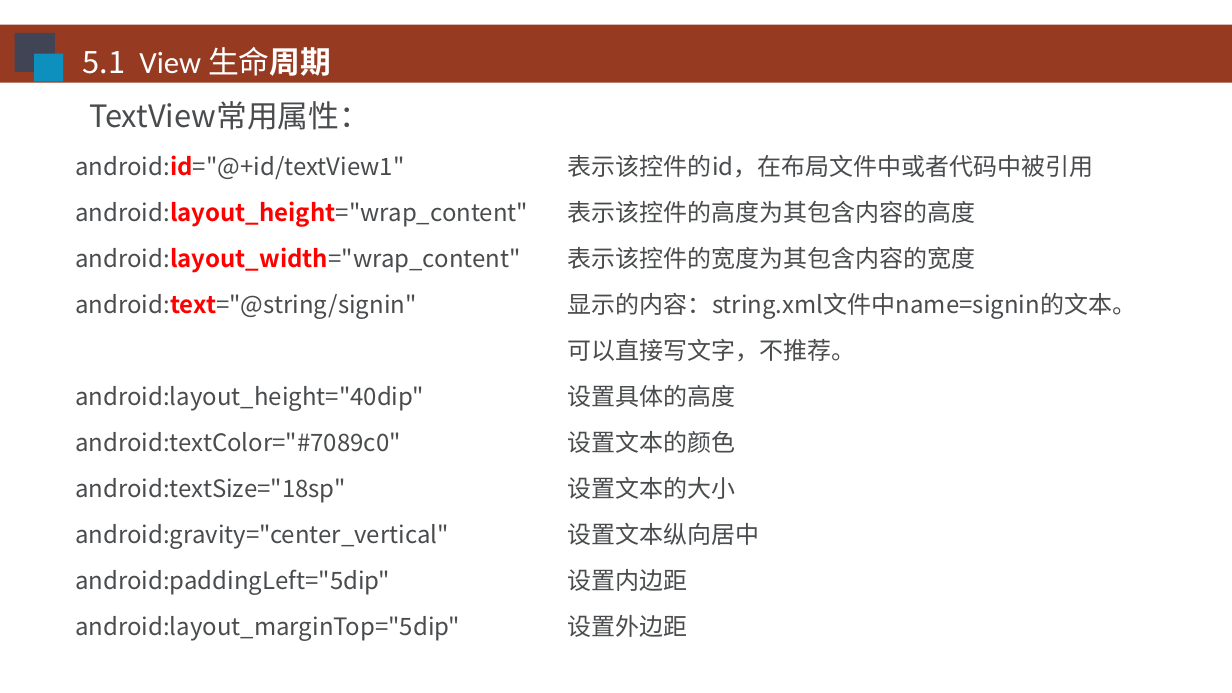
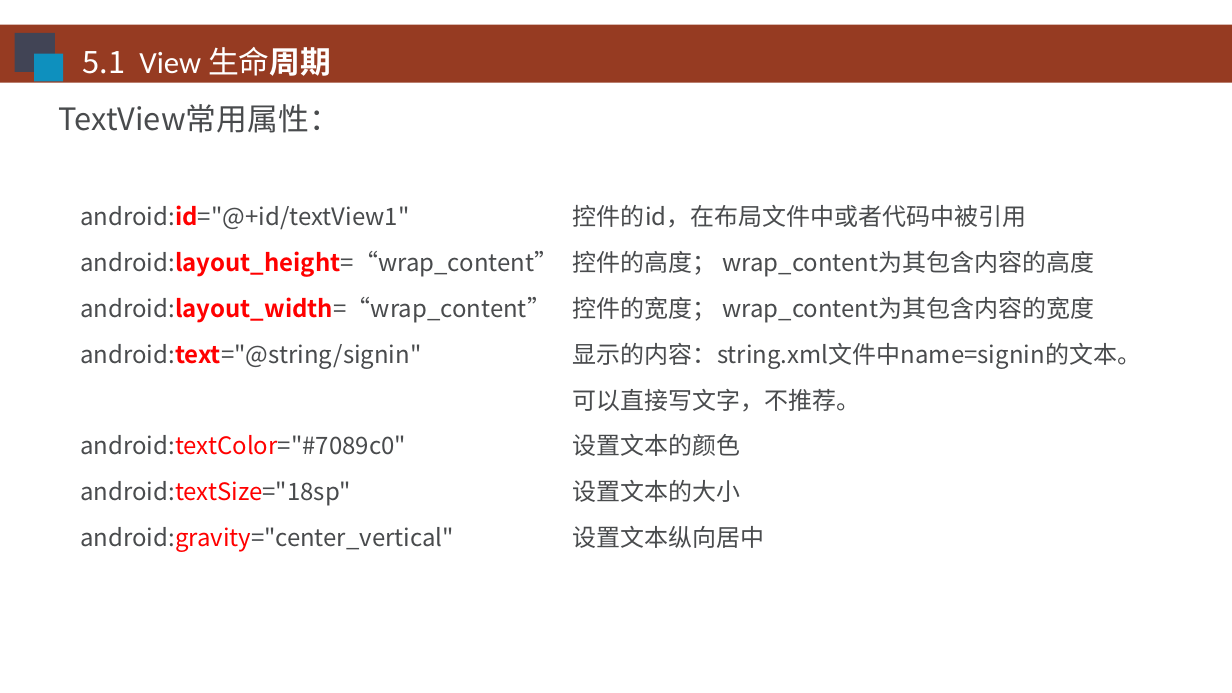
Before and after one commit to HBU/Android-PPT, a slide deck: slide 5 of 03.0 -- 用户界面 -- 第05章.ppt. Drawn at 1232x693 pixels with LibreOffice and Linux fonts; fonts in the diff are those of the drawing; background and template pictures are left out. Boxes give left, top, right and bottom in pixels: in the first picture for what was removed or moved away, otherwise in the second. Text is boxed around its words. In the diff, an @@ line names an element or a change of style, - is before the commit and + after.

Commit message:
update

```diff
--- a/03.0 -- 用户界面 -- 第05章.ppt
+++ b/03.0 -- 用户界面 -- 第05章.ppt
@@ text "TextView常用属性：": place and size @@
-text "TextView常用属性：" at (89, 101, 370, 130)
+text "TextView常用属性：" at (59, 104, 340, 133)
@@ text "android:id="@+id/textView1" 控件的id，在布局文件中或者代码中被引用": place and size @@
-text "android:id="@+id/textView1" 控件的id，在布局文件中或者代码中被引用" at (75, 155, 1136, 641)
+text "android:id="@+id/textView1" 控件的id，在布局文件中或者代码中被引用" at (80, 205, 1141, 552)
@@ text at (80, 205, 1094, 323): text changed @@
-android:id="@+id/textView1" 表示该控件的id，在布局文件中或者代码中被引用
-android:layout_height="wrap_content" 表示该控件的高度为其包含内容的高度
-android:layout_width="wrap_content" 表示该控件的宽度为其包含内容的宽度
+android:id="@+id/textView1" 控件的id，在布局文件中或者代码中被引用
+android:layout_height=“wrap_content” 控件的高度； wrap_content为其包含内容的高度
+android:layout_width=“wrap_content” 控件的宽度； wrap_content为其包含内容的宽度
@@ text at (75, 385, 736, 411): paragraph removed @@
-android:layout_height="40dip" 设置具体的高度
@@ text at (80, 434, 765, 552): text colour #494B4D to #FF0000 in "android:textColor="#7089c0"", "android:textSize="18sp"", "android:gravity="center_vertical"" @@
@@ text at (75, 569, 688, 641): paragraphs removed @@
-android:paddingLeft="5dip" 设置内边距
-android:layout_marginTop="5dip" 设置外边距
```
Also in this commit, not shown: 6 other slides changed.
